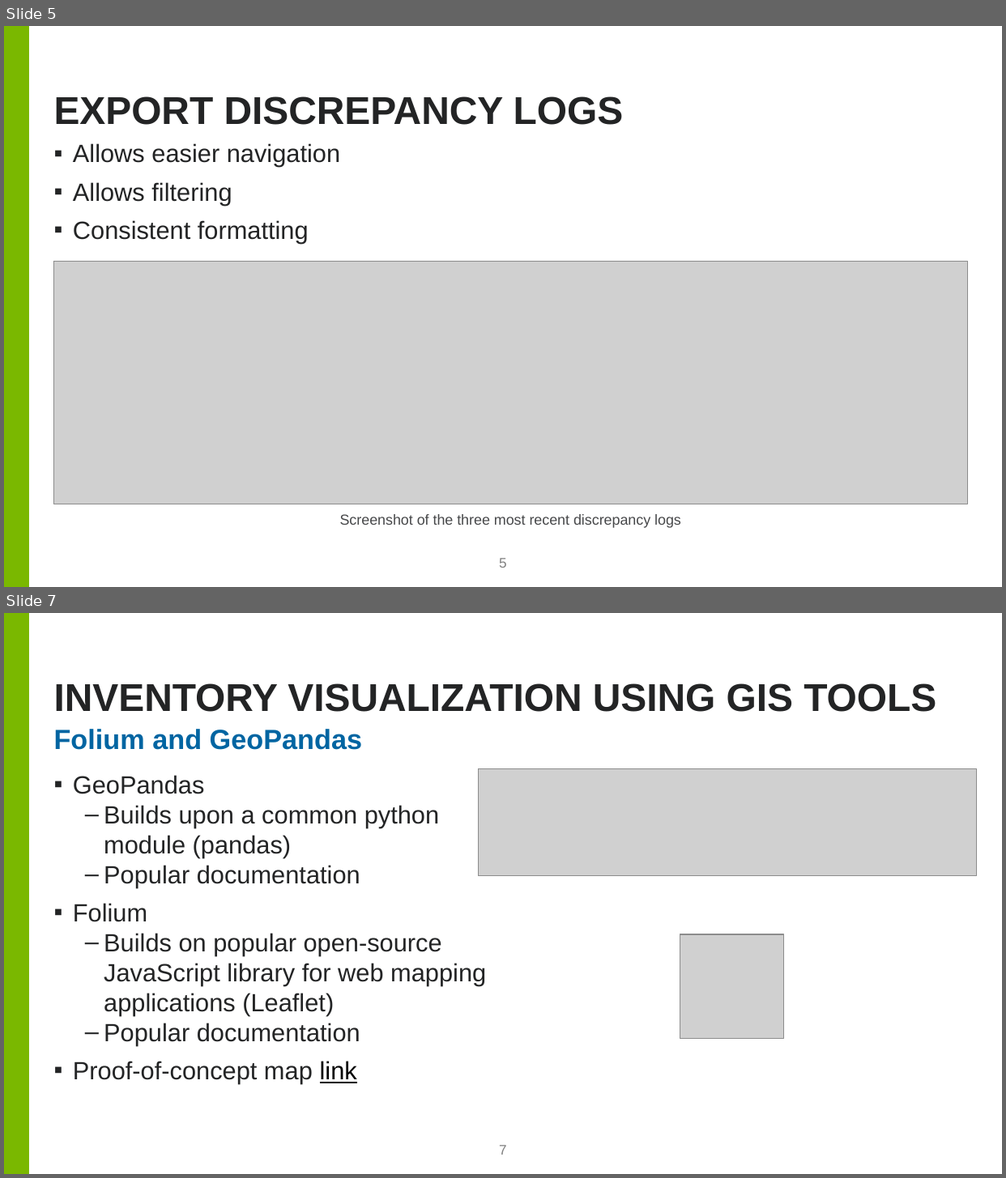
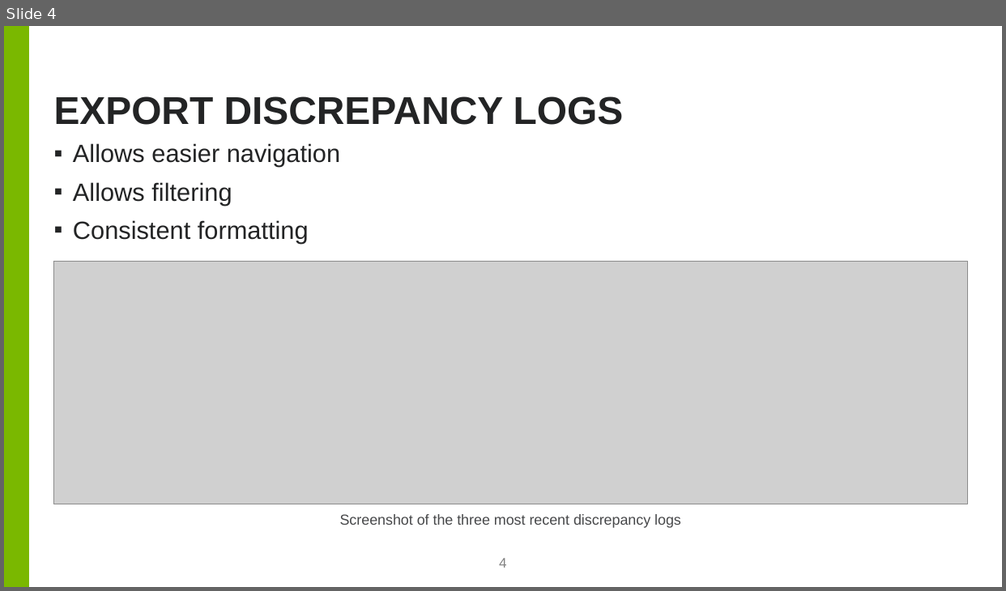
Before and after one commit to cslam7/aps-geoJson, a slide deck: Lam_Cory_Presentation.pptx. Shown one above the other, each under a label of ours: slides 5 and 7 before the commit, slide 4 after it; the slides between them are not shown. The pictures are 1006x1178 and 1006x591 pixels, drawn with LibreOffice and Linux fonts; fonts in the diff are those of the drawing; grey boxes stand for pictures; background and template pictures are left out. Boxes give left, top, right and bottom in pixels: in the first picture for what was removed or moved away, otherwise in the second. Text is boxed around its words. In the diff, an @@ line names an element or a change of style, - is before the commit and + after.

```diff
--- a/Lam_Cory_Presentation.pptx
+++ b/Lam_Cory_Presentation.pptx
@@ slide 7 removed at (4, 613, 1002, 1174), background #FFFFFF; not listed: 1 template element that a slide beside it also shows @@
@@ title removed at (54, 683, 936, 712) @@
-INVENTORY VISUALIZATION USING GIS TOOLS
@@ text removed at (54, 729, 362, 750) @@
-Folium and GeoPandas
@@ text removed at (73, 775, 486, 1084) @@
-▪ GeoPandas
-  – Builds upon a common python module (pandas)
-  – Popular documentation
-▪ Folium
-  – Builds on popular open-source JavaScript library for web mapping applications (Leaflet)
-  – Popular documentation
-▪ Proof-of-concept map link
@@ picture removed at (478, 769, 977, 875) @@
@@ picture removed at (680, 935, 783, 1038) @@
@@ page number removed at (499, 1145, 507, 1155) @@
-7
@@ what was slide 5 is now slide 4 @@
@@ page number at (499, 558, 507, 568): text changed @@
-5
+4
```
Also in this commit, not shown: 3 slides changed, 1 other slide removed.
